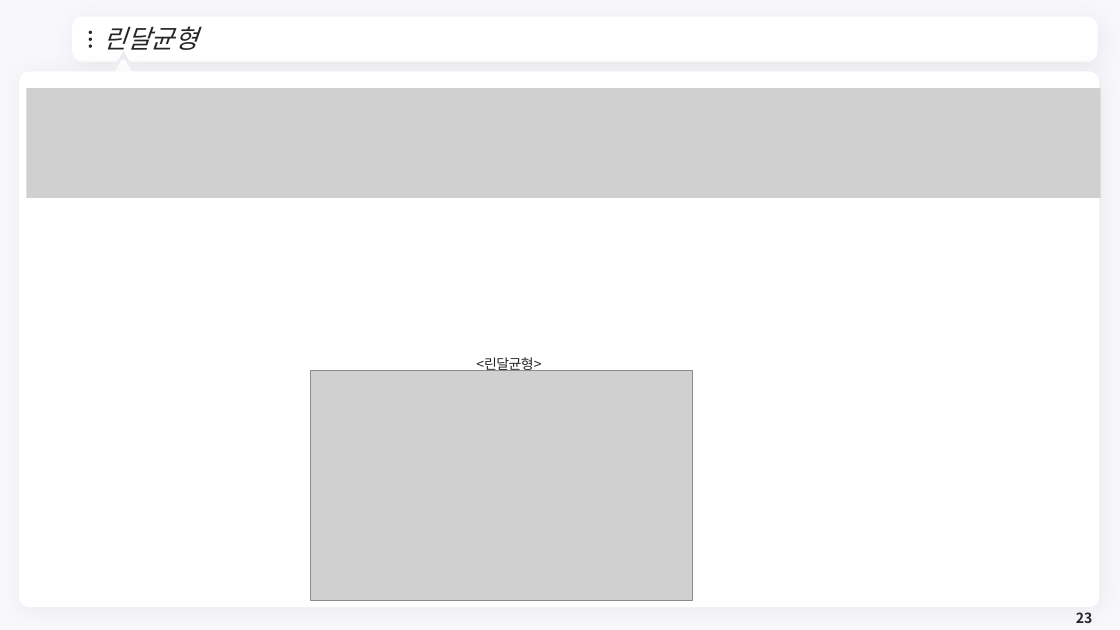
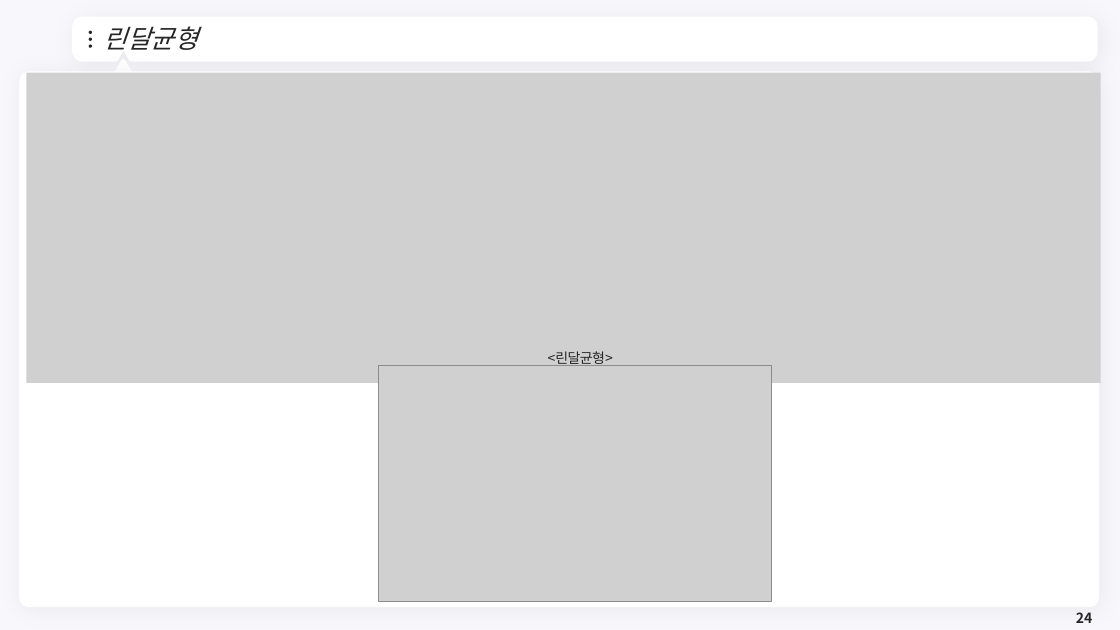
Before and after one commit to meandthey/Teaching, a slide deck: slide 24 of 재정학/01_Lectures/재정학_Chapter_4.pptx (slide 23 before the commit). Drawn at 1120x630 pixels with LibreOffice and Linux fonts; fonts in the diff are those of the drawing; grey boxes stand for pictures; background and template pictures are left out. Boxes give left, top, right and bottom in pixels: in the first picture for what was removed or moved away, otherwise in the second. Text is boxed around its words. In the diff, an @@ line names an element or a change of style, - is before the commit and + after.

```diff
--- a/재정학/01_Lectures/재정학_Chapter_4.pptx
+++ b/재정학/01_Lectures/재정학_Chapter_4.pptx
@@ picture: place and size @@
-picture at (27, 88, 1102, 198)
+picture at (27, 73, 1102, 383)
@@ text "<린달균형>": place and size @@
-text "<린달균형>" at (476, 357, 541, 371)
+text "<린달균형>" at (548, 351, 613, 366)
@@ picture: place and size @@
-picture at (310, 371, 692, 601)
+picture at (379, 365, 771, 602)
@@ page number at (1076, 612, 1092, 623): text changed @@
-23
+24
```
Also in this commit, not shown: 4 slides added.
